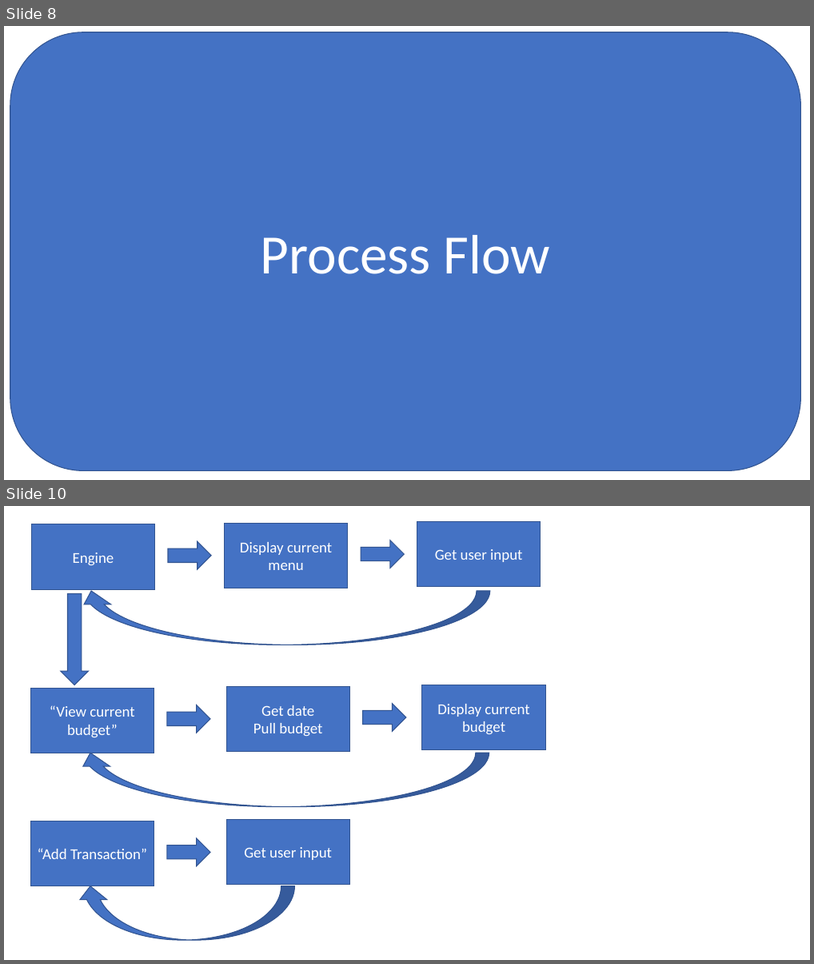
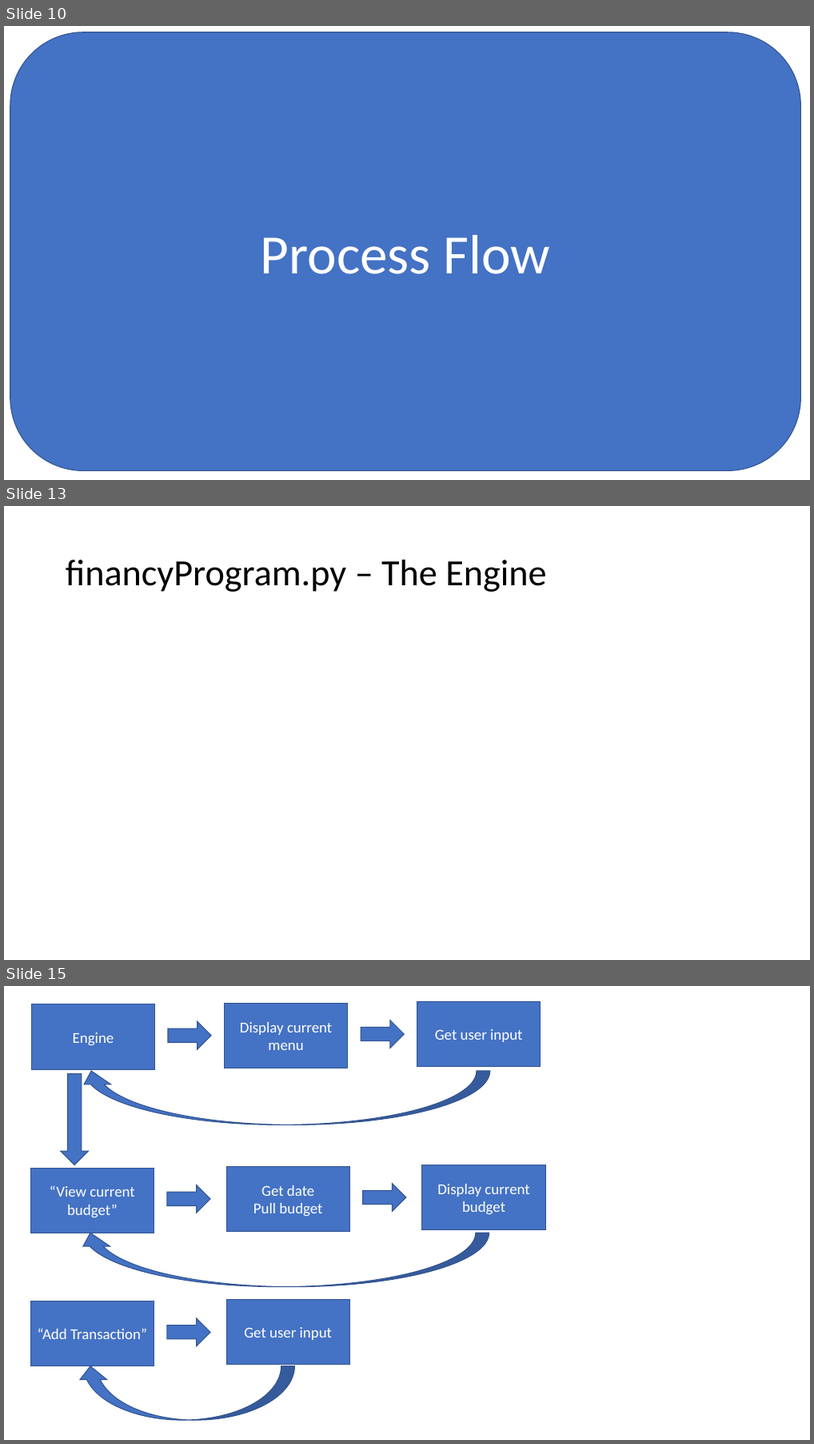
Before and after one commit to andrewrodavis/Finance_Program, a slide deck: Outline.pptx. Shown one above the other, each under a label of ours: slides 8 and 10 before the commit, slides 10, 13 and 15 after it; the slides between them are not shown. The pictures are 814x964 and 814x1444 pixels, drawn with LibreOffice and Linux fonts; fonts in the diff are those of the drawing. Boxes give left, top, right and bottom in pixels: in the first picture for what was removed or moved away, otherwise in the second. Text is boxed around its words. In the diff, an @@ line names an element or a change of style, - is before the commit and + after.

```diff
--- a/Outline.pptx
+++ b/Outline.pptx
@@ slide 13 added at (4,506,810,960), background #FFFFFF @@
@@ title added at (66,560,546,592), 44 pt, text #000000 @@
+financyProgram.py – The Engine
@@ what was slide 8 is now slide 10 @@
@@ what was slide 10 is now slide 15 @@
```
Also in this commit, not shown: 2 slides changed, 4 other slides added, 11 other files.
